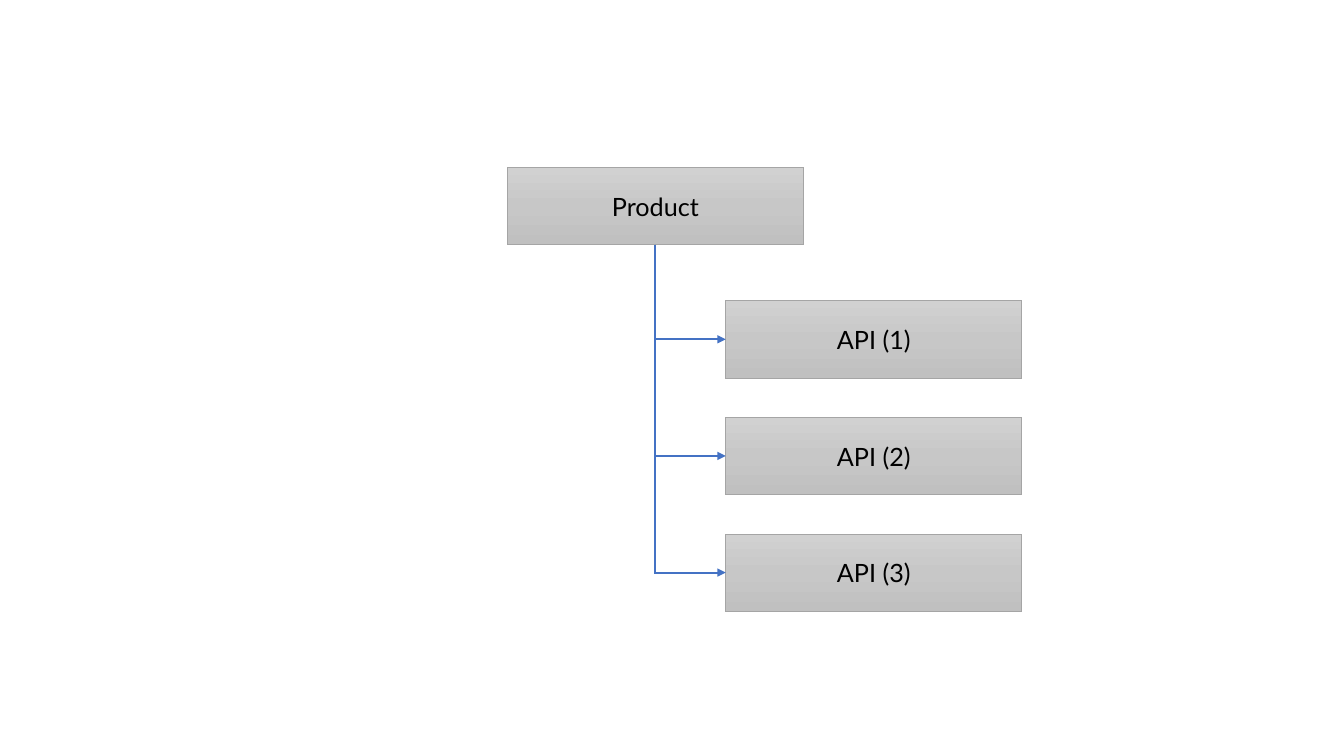
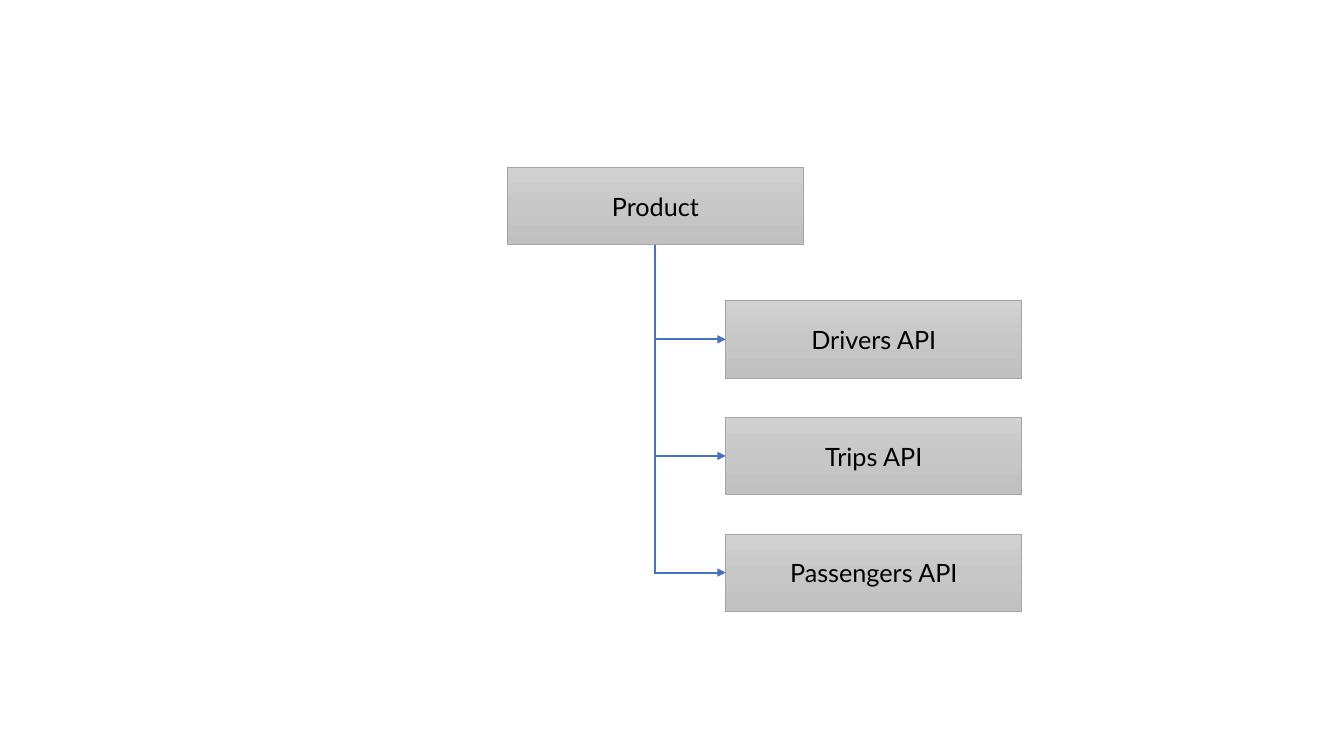
Before and after one commit to Azure-Samples/Serverless-microservices-reference-architecture, a slide deck: slide 7 of documentation/media/illustrations.pptx. Drawn at 1344x756 pixels with LibreOffice and Linux fonts; fonts in the diff are those of the drawing. Boxes give left, top, right and bottom in pixels: in the first picture for what was removed or moved away, otherwise in the second. Text is boxed around its words. In the diff, an @@ line names an element or a change of style, - is before the commit and + after.

```diff
--- a/documentation/media/illustrations.pptx
+++ b/documentation/media/illustrations.pptx
@@ text in rectangle at bbox=[811, 330, 936, 349]: text changed @@
-API (1)
+Drivers API
@@ text in rectangle at bbox=[825, 447, 922, 470]: text changed @@
-API (2)
+Trips API
@@ text in rectangle at bbox=[790, 564, 957, 587]: text changed @@
-API (3)
+Passengers API
```
Also in this commit, not shown: 2 other files.
